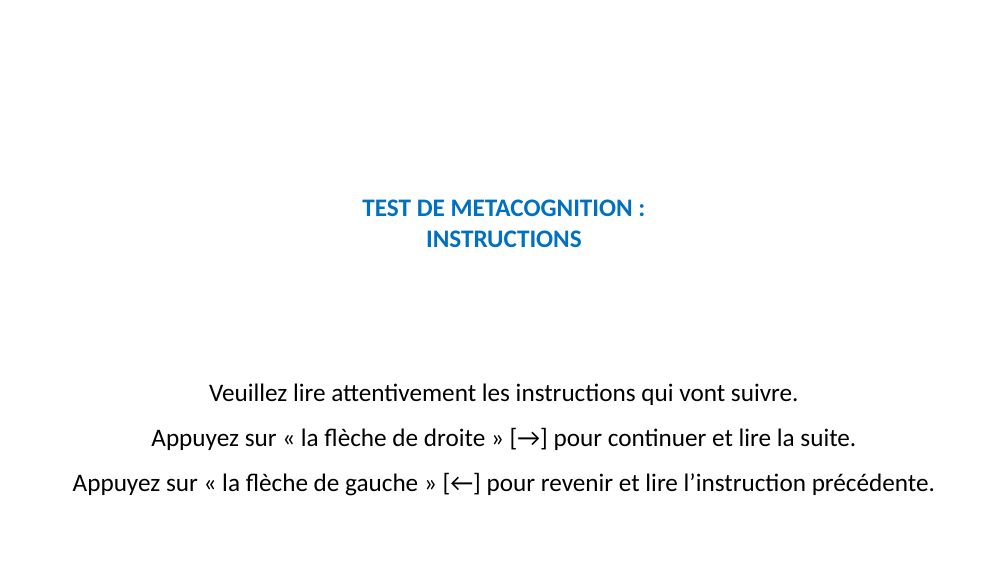
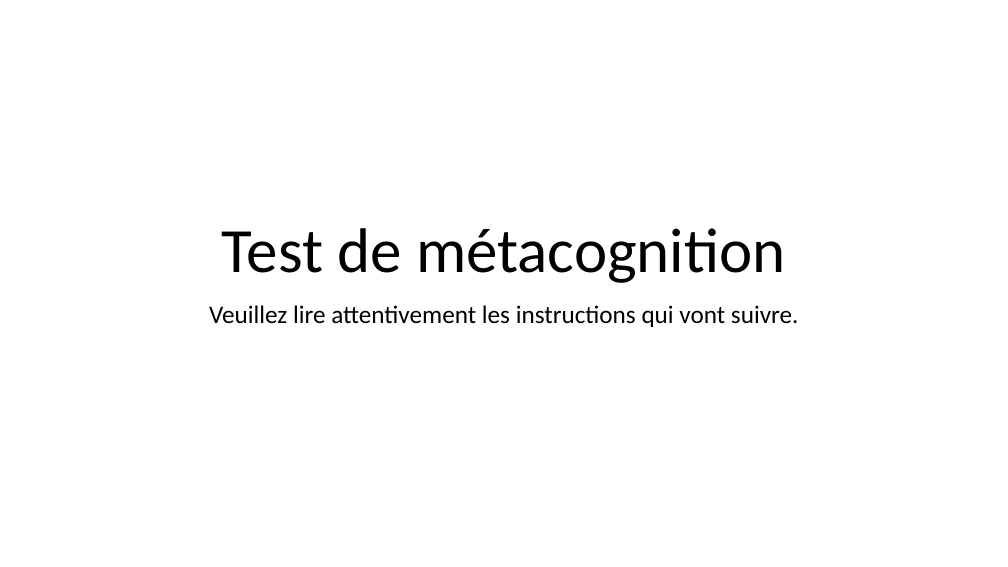
Before and after one commit to MBB-team/Online_Testing, a slide deck: slide 1 of src/SE2/Stimuli/Instructions_Rewarded.pptx. Drawn at 1008x567 pixels with LibreOffice and Linux fonts; fonts in the diff are those of the drawing. Boxes give left, top, right and bottom in pixels: in the first picture for what was removed or moved away, otherwise in the second. Text is boxed around its words. In the diff, an @@ line names an element or a change of style, - is before the commit and + after.

```diff
--- a/src/SE2/Stimuli/Instructions_Rewarded.pptx
+++ b/src/SE2/Stimuli/Instructions_Rewarded.pptx
@@ text removed at bbox=[362, 199, 633, 248] @@
-TEST DE METACOGNITION :
-INSTRUCTIONS
@@ title added at bbox=[222, 228, 786, 283], 60 pt, text #000000 @@
+Test de métacognition
@@ subtitle "Veuillez lire attentivement les instructions ...": place and size @@
-subtitle "Veuillez lire attentivement les instructions ..." at bbox=[73, 383, 935, 496]
+subtitle "Veuillez lire attentivement les instructions ..." at bbox=[209, 305, 799, 327]
@@ subtitle "Veuillez lire attentivement les instructions ..." at bbox=[209, 305, 799, 327]: line spacing 1.5 to 0.9; more space between paragraphs @@
@@ subtitle at bbox=[73, 428, 935, 496]: paragraphs removed @@
-Appuyez sur « la flèche de droite » [→] pour continuer et lire la suite.
-Appuyez sur « la flèche de gauche » [←] pour revenir et lire l’instruction précédente.
```
Also in this commit, not shown: 1 other slide changed, 6 slides added, 33 slides removed, 40 other files.
